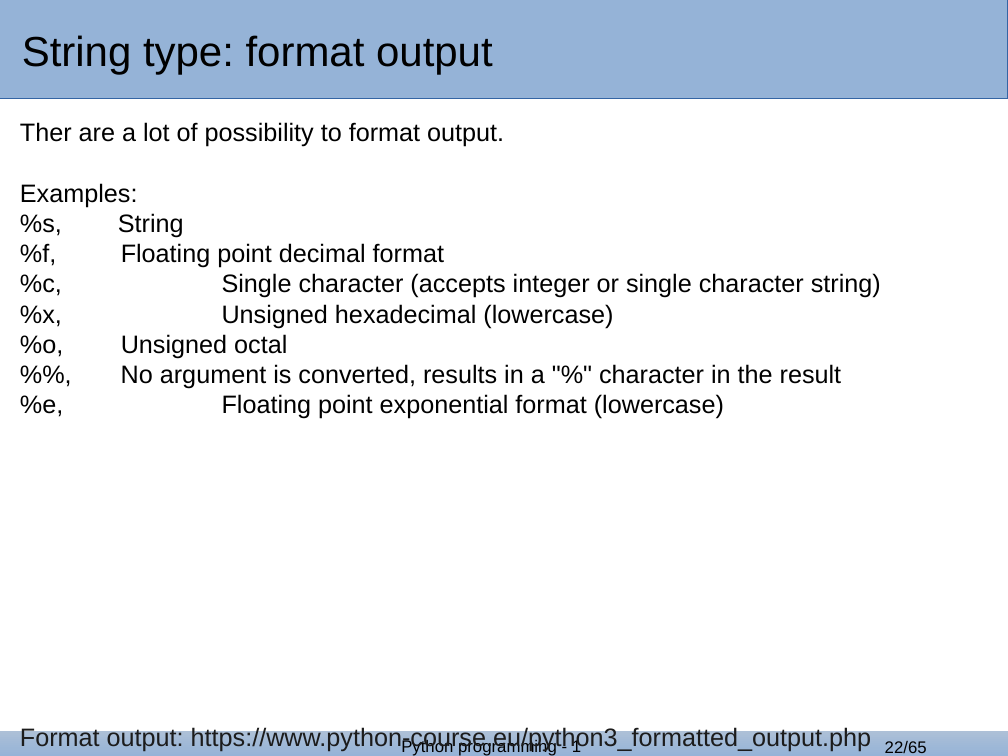
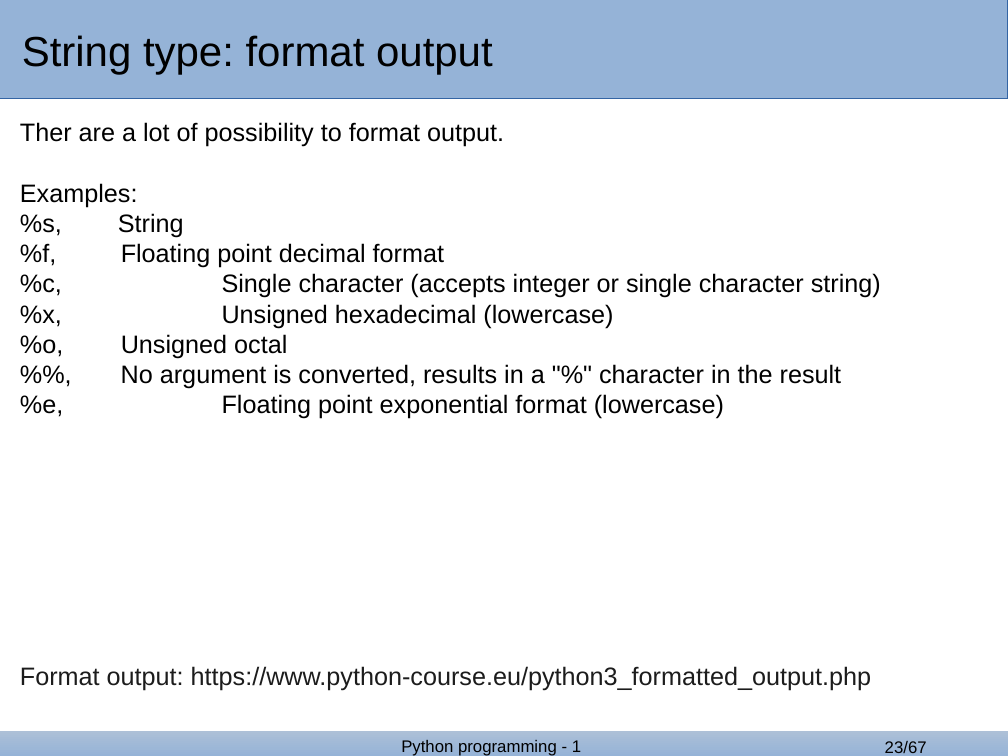
Before and after one commit to GozDavid/bash_lectures, a slide deck: slide 23 of python_2.odp (slide 22 before the commit). Drawn at 1008x756 pixels with LibreOffice and Linux fonts; fonts in the diff are those of the drawing; background and template pictures are left out. Boxes give left, top, right and bottom in pixels: in the first picture for what was removed or moved away, otherwise in the second. Text is boxed around its words. In the diff, an @@ line names an element or a change of style, - is before the commit and + after.

```diff
--- a/python_2.odp
+++ b/python_2.odp
@@ text at (20, 666, 871, 691): line spacing 1 to 21.6pt @@
@@ page number at (885, 741, 927, 753): text changed @@
-22/65
+23/67
```
Also in this commit, not shown: 2 other slides changed, 4 slides added, 2 slides removed, 5 other files.
